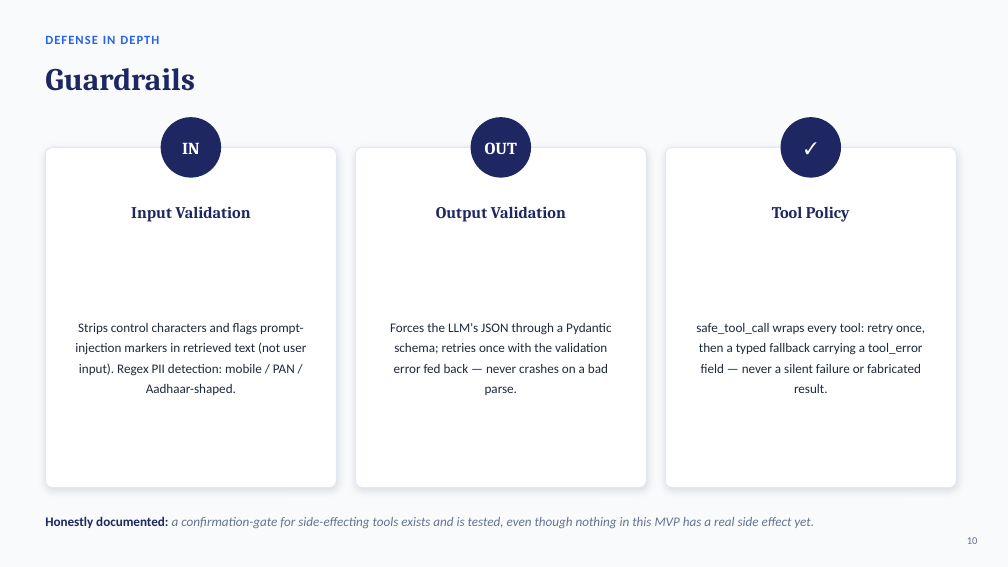
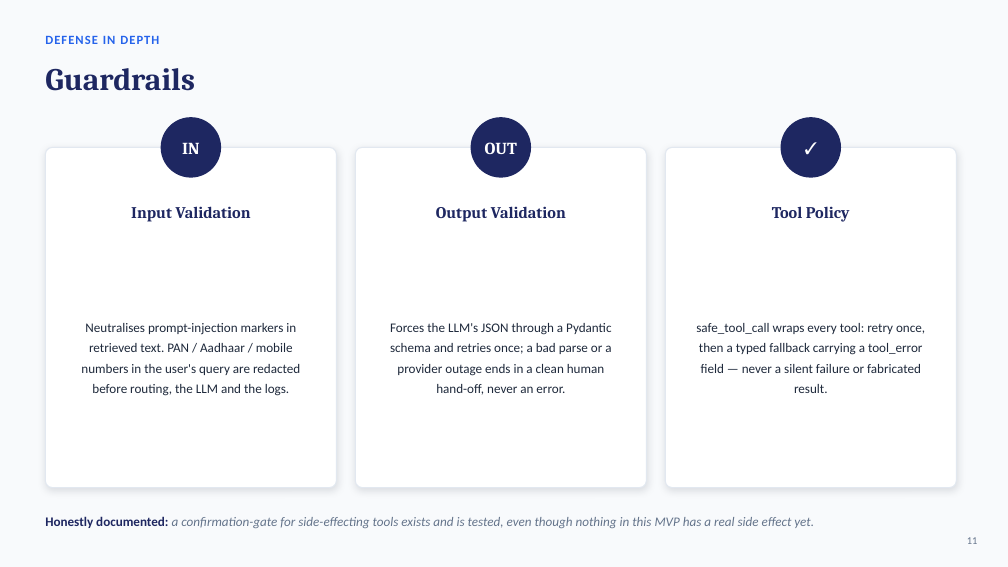
Before and after one commit to bhavyabhandary-star/finbuddy-agentic-rag-langgraph, a slide deck: slide 11 of docs/finbuddy_capstone_deck.pptx (slide 10 before the commit). Drawn at 1008x567 pixels with LibreOffice and Linux fonts; fonts in the diff are those of the drawing. Boxes give left, top, right and bottom in pixels: in the first picture for what was removed or moved away, otherwise in the second. Text is boxed around its words. In the diff, an @@ line names an element or a change of style, - is before the commit and + after.

```diff
--- a/docs/finbuddy_capstone_deck.pptx
+++ b/docs/finbuddy_capstone_deck.pptx
@@ text at [81,323,300,396]: text changed @@
-Strips control characters and flags prompt-injection markers in retrieved text (not user input). Regex PII detection: mobile / PAN / Aadhaar-shaped.
+Neutralises prompt-injection markers in retrieved text. PAN / Aadhaar / mobile numbers in the user's query are redacted before routing, the LLM and the logs.
@@ text at [390,323,611,395]: text changed @@
-Forces the LLM's JSON through a Pydantic schema; retries once with the validation error fed back — never crashes on a bad parse.
+Forces the LLM's JSON through a Pydantic schema and retries once; a bad parse or a provider outage ends in a clean human hand-off, never an error.
@@ text at [967,537,978,544]: text changed @@
-10
+11
```
Also in this commit, not shown: 10 other slides changed, 3 slides added, 5 other files.
